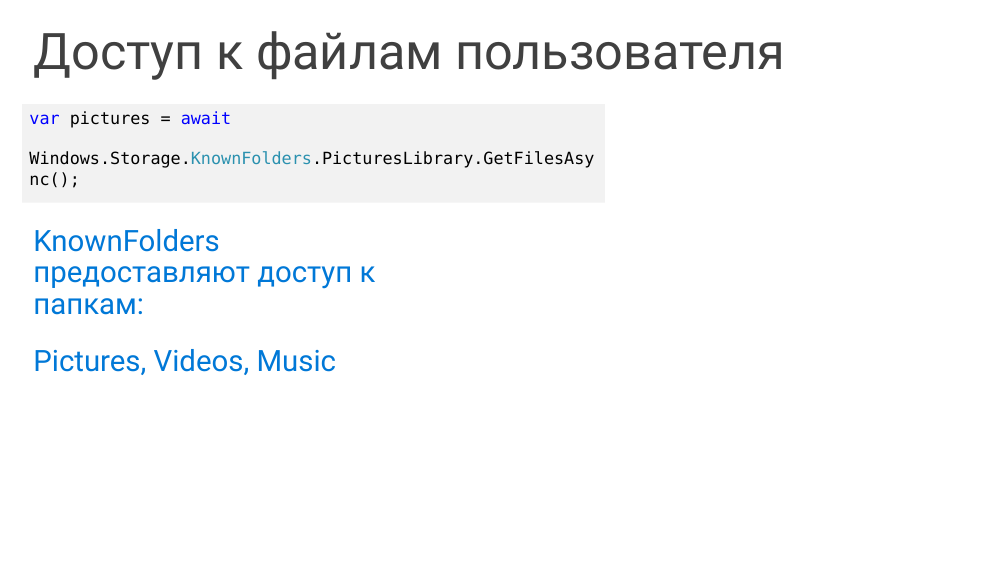
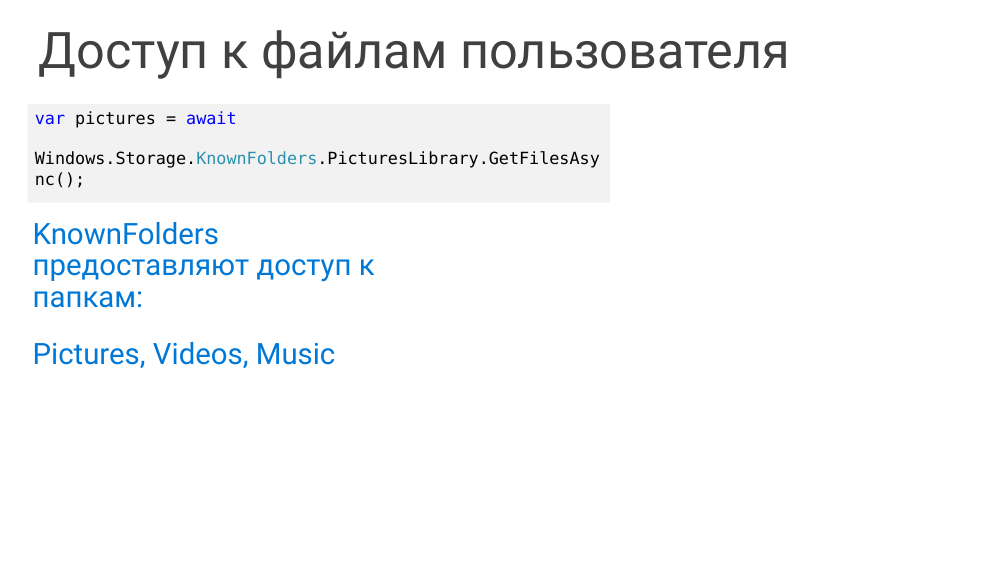
Before and after one commit to evangelism/Win10UWPCourse, a slide deck: slide 15 of 06. Data Storage/Mod 9. File Management and storage (RUS).pptx (slide 17 before the commit). Drawn at 1008x567 pixels with LibreOffice and Linux fonts; fonts in the diff are those of the drawing; background and template pictures are left out. Boxes give left, top, right and bottom in pixels: in the first picture for what was removed or moved away, otherwise in the second. Text is boxed around its words. In the diff, an @@ line names an element or a change of style, - is before the commit and + after.

```diff
--- a/06. Data Storage/Mod 9. File Management and storage (RUS).pptx
+++ b/06. Data Storage/Mod 9. File Management and storage (RUS).pptx
@@ title "Доступ к файлам пользователя": place and size @@
-title "Доступ к файлам пользователя" at [34,31,785,80]
+title "Доступ к файлам пользователя" at [39,30,791,79]
@@ rectangle "var pictures = await Windows.Storage.KnownFolders.PicturesLi ...": place and size @@
-rectangle "var pictures = await Windows.Storage.KnownFolders.PicturesLi ..." at [22,104,605,203]
+rectangle "var pictures = await Windows.Storage.KnownFolders.PicturesLi ..." at [27,104,610,203]
@@ text "KnownFolders предоставляют доступ к папкам:": place and size @@
-text "KnownFolders предоставляют доступ к папкам:" at [33,229,376,375]
+text "KnownFolders предоставляют доступ к папкам:" at [33,222,375,368]
```
Also in this commit, not shown: 1 slide removed.
